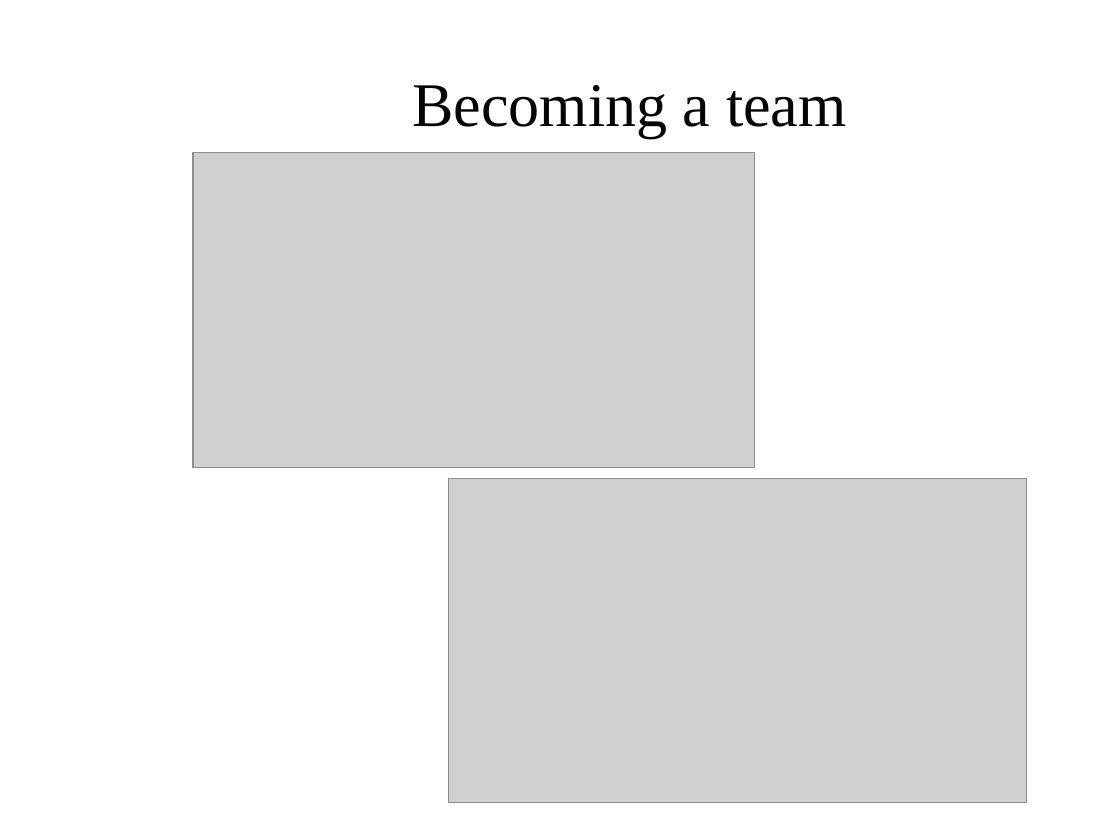
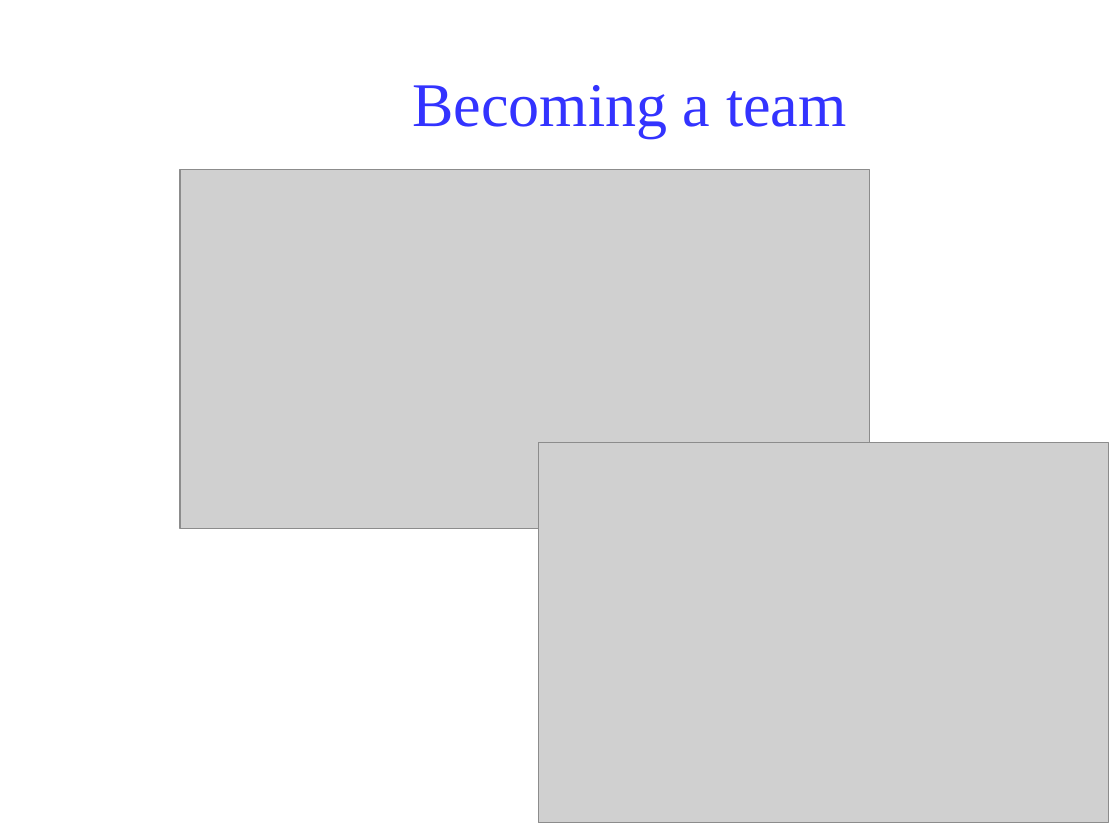
Before and after one commit to Klarala13/collectivity, a slide deck: slide 8 of Presentation/collectivity.odp. Drawn at 1120x840 pixels with LibreOffice and Linux fonts; fonts in the diff are those of the drawing; grey boxes stand for pictures; background and template pictures are left out. Boxes give left, top, right and bottom in pixels: in the first picture for what was removed or moved away, otherwise in the second. Text is boxed around its words. In the diff, an @@ line names an element or a change of style, - is before the commit and + after.

```diff
--- a/Presentation/collectivity.odp
+++ b/Presentation/collectivity.odp
@@ title "Becoming a team" at [413, 85, 846, 138]: text colour #050505 to #3333FF @@
@@ picture: place and size @@
-picture at [193, 152, 754, 469]
+picture at [180, 170, 870, 528]
@@ picture: place and size @@
-picture at [449, 479, 1026, 803]
+picture at [539, 443, 1109, 823]
```
Also in this commit, not shown: 4 other slides changed, 1 slide added, 2 slides removed, 9 other files.
